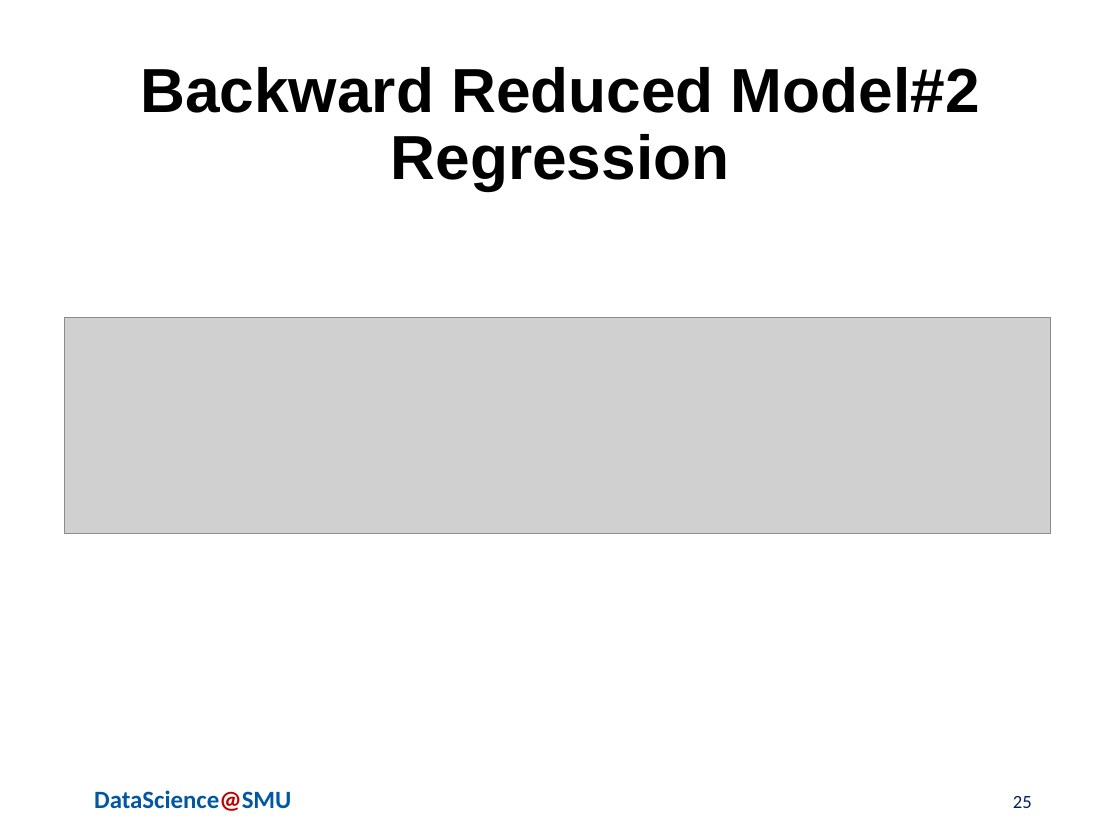
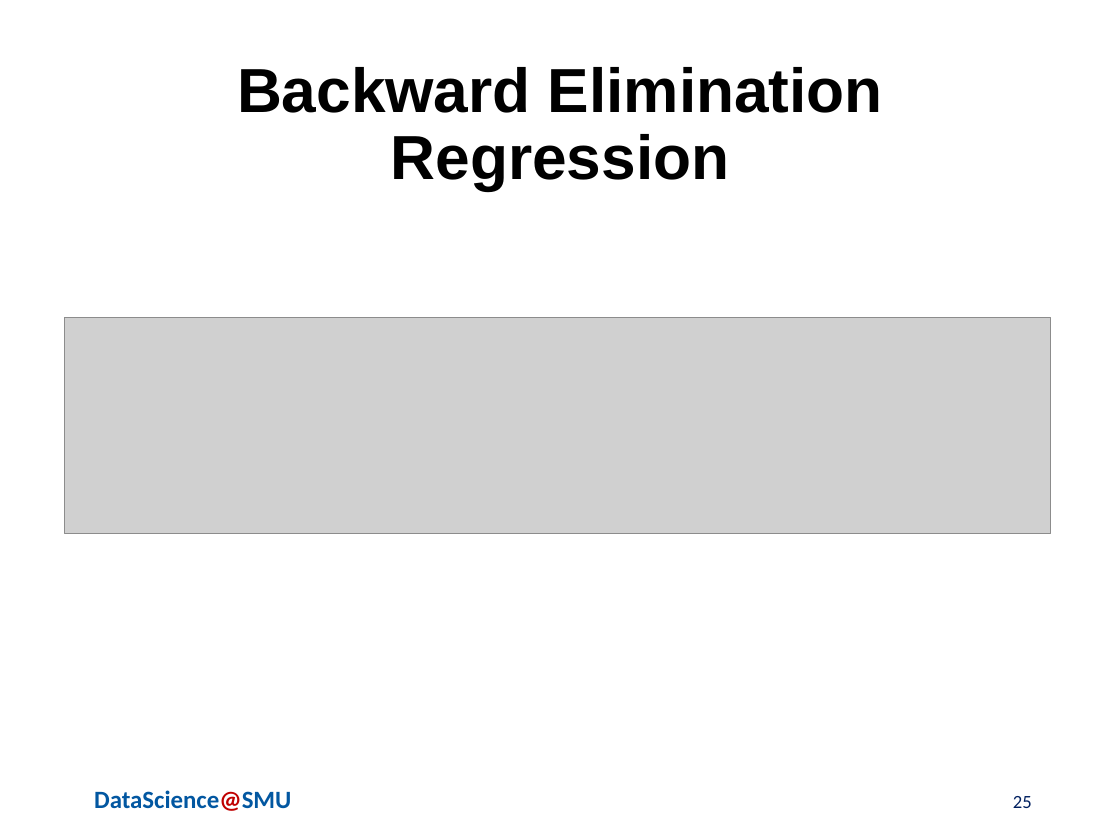
Before and after one commit to chaoshunh/SMU_MSDS, a slide deck: slide 25 of Doing_Data_Science/CaseStudy2/Reports/MSDSPresentationTemplatev0.1_2_2_2_2.pptx. Drawn at 1120x840 pixels with LibreOffice and Linux fonts; fonts in the diff are those of the drawing; grey boxes stand for pictures; background and template pictures are left out. Boxes give left, top, right and bottom in pixels: in the first picture for what was removed or moved away, otherwise in the second. Text is boxed around its words. In the diff, an @@ line names an element or a change of style, - is before the commit and + after.

```diff
--- a/Doing_Data_Science/CaseStudy2/Reports/MSDSPresentationTemplatev0.1_2_2_2_2.pptx
+++ b/Doing_Data_Science/CaseStudy2/Reports/MSDSPresentationTemplatev0.1_2_2_2_2.pptx
@@ title at (x1=237, y1=67, x2=883, y2=190): text changed @@
-Backward Reduced Model#2 Regression
+Backward Elimination Regression
```
Also in this commit, not shown: 9 other slides changed, 3 slides added, 4 slides removed.
